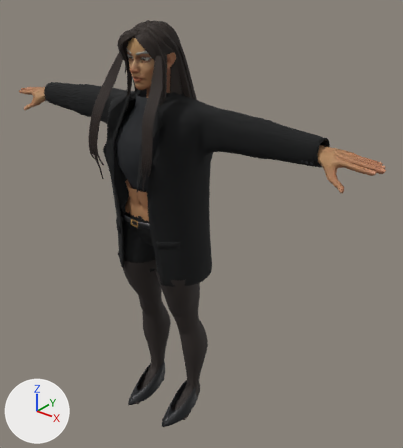
A saved change to the glTF model apps/web/public/assets/avatars/wardrobe/female-brunette-tailored.glb.
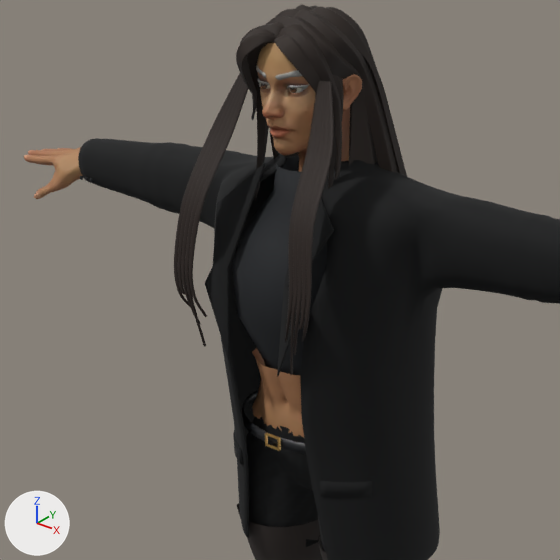
There are two pictures of each version: one whole from a 50 mm lens placed at (1.5, -1.57, 2.05), pointed at (0.12, 0.16, 0.98), one close up on the part from 2% to 66% of the width and 4% to 62% of the height. Every picture has the same lights, and +X, +Y and +Z are marked at lower left. The older version's two pictures come first. Vertices at exactly the same position are counted once.

Names of what the first close-up shows: 'Wardrobe_female-brunette-tailored_bottom', 'Wardrobe_female-brunette-tailored_hair', 'Wardrobe_female-brunette-tailored_skin', 'Wardrobe_female-brunette-tailored_tights', 'Wardrobe_female-brunette-tailored_top' and 1 more.
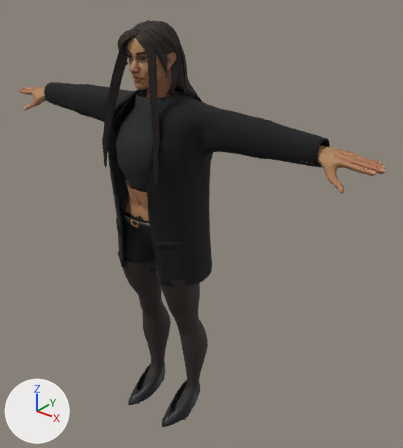
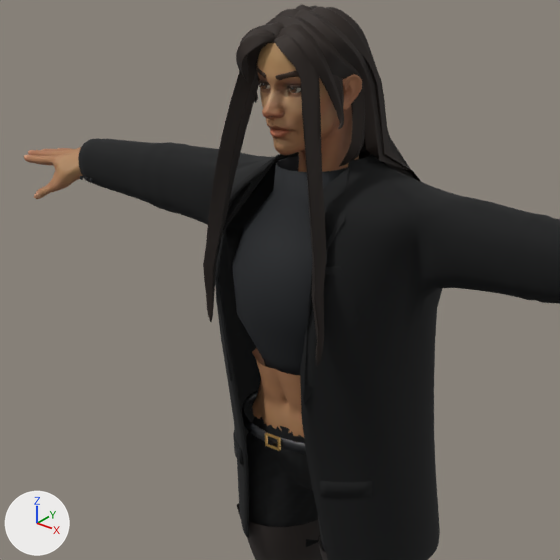
Pixel boxes [x1, y1, x2, y2] of what changed, in the close-ups (560 x 560 px; the box of a moved part takes in the faces that stretch with it):
'Wardrobe_female-brunette-tailored_hair', reshaped (6% narrower): before [174, 5, 407, 376]; after [203, 5, 421, 366]
'Wardrobe_female-brunette-tailored_facialHair', added: after [256, 65, 301, 93]
part 1 of me_hair_long_001, deleted: before [174, 73, 334, 376]
part 2 of me_hair_long_001, moved or reshaped: before [247, 56, 407, 200]; after [203, 56, 421, 366]
part 3 of me_wardrobe_female_blazer_001, added: after [222, 154, 279, 233]
part 4 of me_wardrobe_female_blazer_001, added: after [323, 168, 349, 251]
part 5 of me_wardrobe_female_blazer_001, moved or reshaped: before [78, 138, 560, 377]; after [78, 138, 560, 320]
part 6 of me_wardrobe_female_blazer_001, surface changed: [189, 148, 358, 233] in both

What changed in the scene script:
```text
Add mat_wardrobe_female_brunette_brows:
    mat_wardrobe_female_brunette_brows = bpy.data.materials.new('Wardrobe_Female_Brunette_Brows')
    # nodes: BsdfPrincipled, Mix, OutputMaterial, VertexColor
    # colours: brown #3c281b, mixed with the vertex colours
Change me_hair_long_001:
    used by ob_wardrobe_female_brunette_tailored_hair; location = (0.0, 0.0, 0.0)
    remove me_hair_long_001.from_pydata(...)  # 4633 vertices, 8906 faces; spans x -0.17..0.17, y -0.193..0.216, z 1.238..1.827
    add me_hair_long_001.from_pydata(...)  # 1888 vertices, 3629 faces; spans x -0.148..0.148, y -0.148..0.247, z 1.232..1.827
    me_hair_long_001 part 1: 6 loose pieces with 3112 vertices, spanning x -0.17..0.17, y -0.193..-0.047, z 1.24..1.72, are deleted
    me_hair_long_001 part 2: 448 vertices moved from x -0.138..0.138, y -0.083..0.216, z 1.238..1.734 to x -0.122..0.122, y -0.102..0.247, z 1.232..1.731; 214 vertices removed from x -0.13..0.13, y -0.073..0.216, z 1.277..1.733; 581 vertices added at x -0.148..0.148, y -0.148..0.245, z 1.25..1.729
    remove me_hair_long_001.materials.append(mat_wardrobe_female_brunette_frontfibers)
Change me_wardrobe_female_blazer_001:
    used by ob_wardrobe_female_brunette_tailored_top; location = (0.0, 0.0, 0.0)
    remove me_wardrobe_female_blazer_001.from_pydata(...)  # 5080 vertices, 10124 faces; spans x -0.71..0.71, y -0.171..0.224, z 0.79..1.576
    add me_wardrobe_female_blazer_001.from_pydata(...)  # 5192 vertices, 10340 faces; spans x -0.71..0.71, y -0.149..0.224, z 0.79..1.576
    me_wardrobe_female_blazer_001 part 3: a new loose piece of 56 vertices spanning x -0.149..-0.077, y -0.112..0.011, z 1.433..1.565, in mat_wardrobe_female_black_tailoring
    me_wardrobe_female_blazer_001 part 4: a new loose piece of 56 vertices spanning x 0.077..0.149, y -0.112..0.011, z 1.433..1.565, in mat_wardrobe_female_black_tailoring
    me_wardrobe_female_blazer_001 part 5: 428 vertices moved from x -0.71..0.71, y -0.095..0.181, z 1.454..1.576 to x -0.71..0.71, y -0.094..0.181, z 1.454..1.576; 799 vertices removed from x -0.71..0.71, y -0.171..0.2, z 1.22..1.576; 640 vertices added at x -0.71..0.71, y -0.116..0.202, z 1.302..1.576
    me_wardrobe_female_blazer_001 part 6: 47 kept faces spanning x -0.71..0.676, y -0.082..0.168, z 1.407..1.576 get new texture (UV) coordinates
    other edits to the shape of me_wardrobe_female_blazer_001 do not show in these pictures
Add me_eyebrows_001_1:
    me_eyebrows_001_1.from_pydata(...)  # 748 vertices, 1480 faces; spans x -0.063..0.063, y -0.0864..-0.0461, z 1.6986..1.7362
    me_eyebrows_001_1.materials.append(mat_wardrobe_female_brunette_brows)
Add ob_wardrobe_female_brunette_tailored_facialhair:
    ob_wardrobe_female_brunette_tailored_facialhair = bpy.data.objects.new('Wardrobe_female-brunette-tailored_facialHair', me_eyebrows_001_1)
    ob_wardrobe_female_brunette_tailored_facialhair.location = (0.0, 0.0, 0.0)
```
